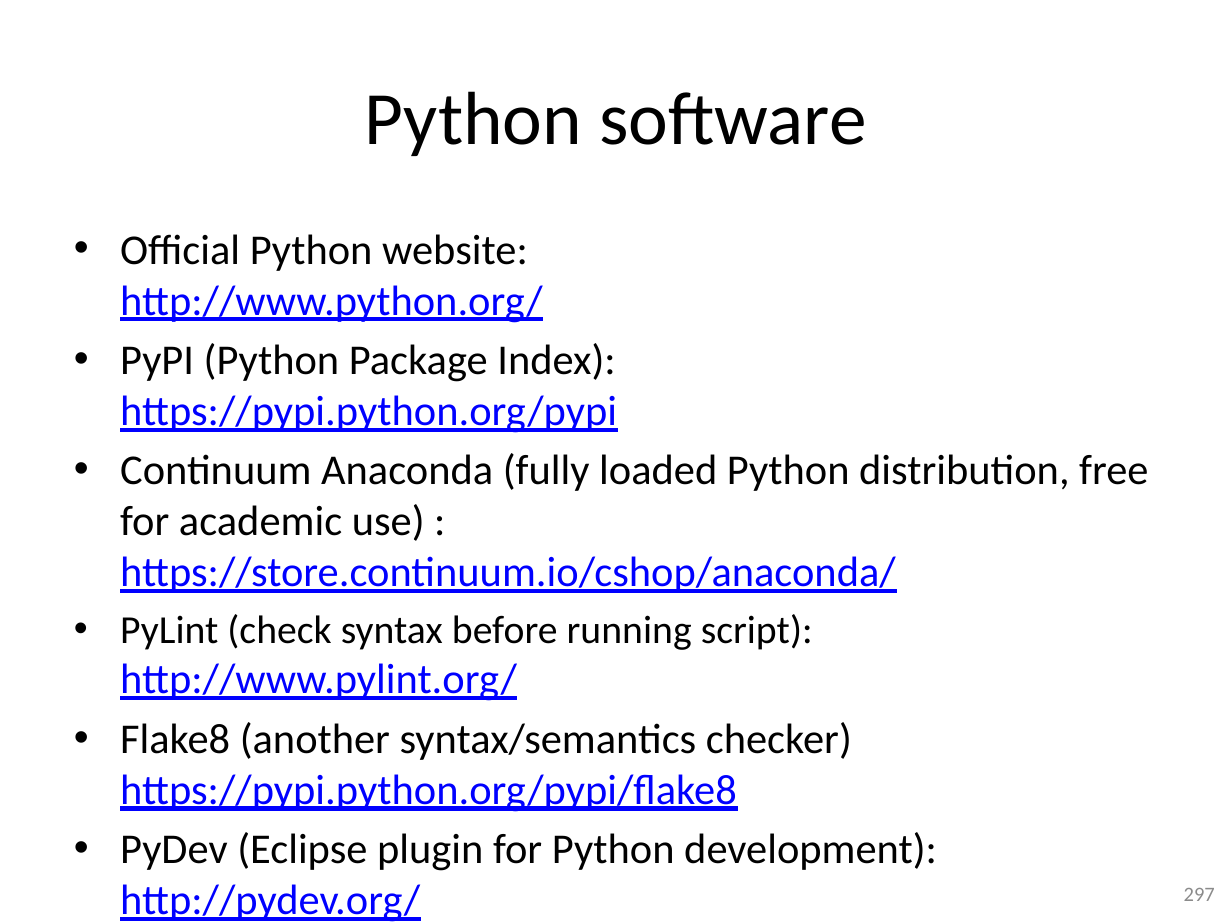
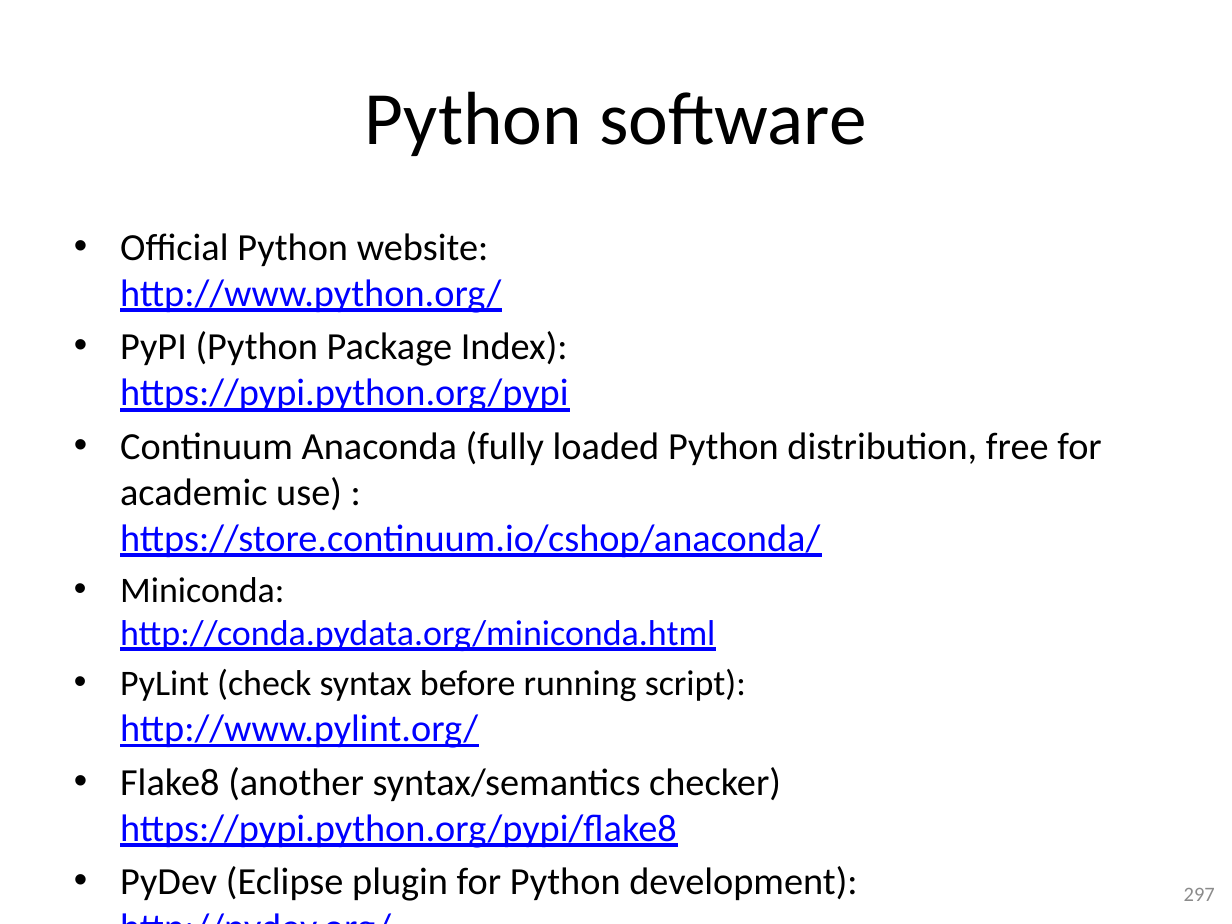
Before and after one commit to gjbex/training-material, a slide deck: slide 297 of Python/python-intro.pptx. Drawn at 1232x924 pixels with LibreOffice and Linux fonts; fonts in the diff are those of the drawing. Boxes give left, top, right and bottom in pixels: in the first picture for what was removed or moved away, otherwise in the second. Text is boxed around its words. In the diff, an @@ line names an element or a change of style, - is before the commit and + after.

Commit message:
Added URLs for miniconda

```diff
--- a/Python/python-intro.pptx
+++ b/Python/python-intro.pptx
@@ text at (120, 233, 1101, 901): size 24.8 to 22.4 pt in "Official Python website: http://www.python.org/", "PyPI (Python Package Index): https://pypi.python.org/pypi", "Continuum Anaconda (fully loaded Python distribution, free ...", "http://www.pylint.org/" and 2 more places; size 23.2 to 21 pt in "PyLint (check syntax before running script):" @@
@@ text at (120, 577, 715, 651): paragraph added @@
+• Miniconda:
+  http://conda.pydata.org/miniconda.html
```
Also in this commit, not shown: 1 other slide changed.
